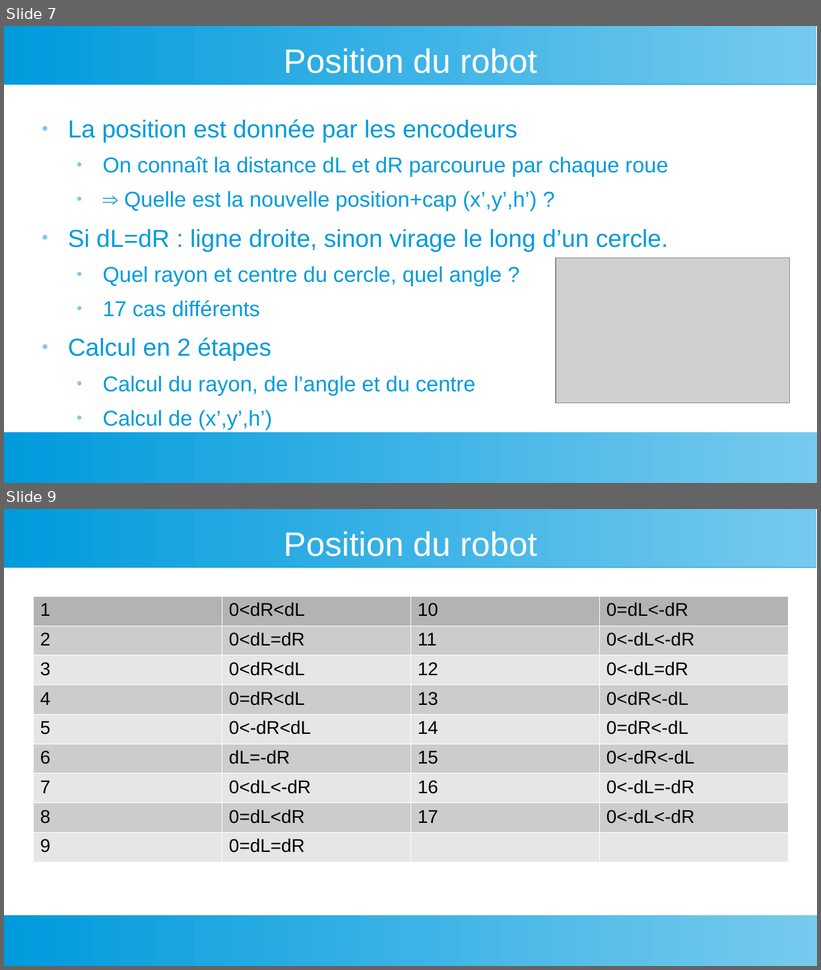
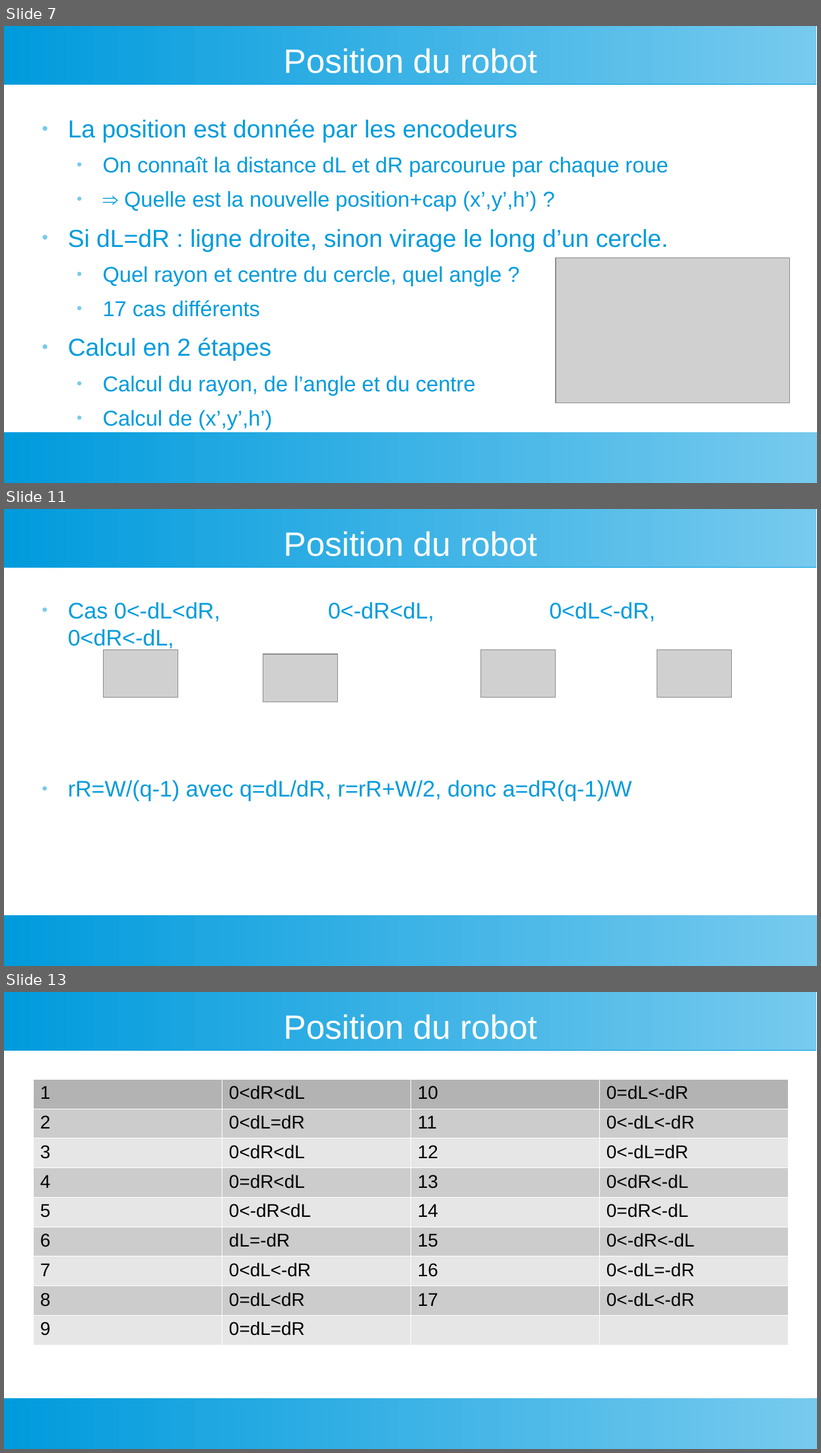
Before and after one commit to LaFabrickMassy/Projet-Fablab, a slide deck: Robotique/Micromouse/Documents/Micromouse -3-Controle.odp. Shown one above the other, each under a label of ours: slides 7 and 9 before the commit, slides 7, 11 and 13 after it; the slides between them are not shown. The pictures are 821x970 and 821x1453 pixels, drawn with LibreOffice and Linux fonts; fonts in the diff are those of the drawing; grey boxes stand for pictures. Boxes give left, top, right and bottom in pixels: in the first picture for what was removed or moved away, otherwise in the second. Text is boxed around its words. In the diff, an @@ line names an element or a change of style, - is before the commit and + after.

```diff
--- a/Robotique/Micromouse/Documents/Micromouse -3-Controle.odp
+++ b/Robotique/Micromouse/Documents/Micromouse -3-Controle.odp
@@ slide 11 added at box(4, 509, 817, 966), background #FFFFFF; not listed: 2 template elements that a slide beside it also shows @@
@@ title added at box(284, 531, 537, 557), 33 pt, text #FFFFFF @@
+Position du robot
@@ text added at box(68, 602, 655, 801), 22 pt, text #009BDD @@
+● Cas 0<-dL<dR, 0<-dR<dL, 0<dL<-dR, 0<dR<-dL,
+● rR=W/(q-1) avec q=dL/dR, r=rR+W/2, donc a=dR(q-1)/W
@@ picture added at box(104, 650, 178, 698) @@
@@ picture added at box(264, 654, 338, 702) @@
@@ picture added at box(481, 650, 556, 698) @@
@@ picture added at box(658, 650, 732, 698) @@
@@ what was slide 9 is now slide 13 @@
```
Also in this commit, not shown: 1 slide changed, 3 other slides added, 1 other file.
